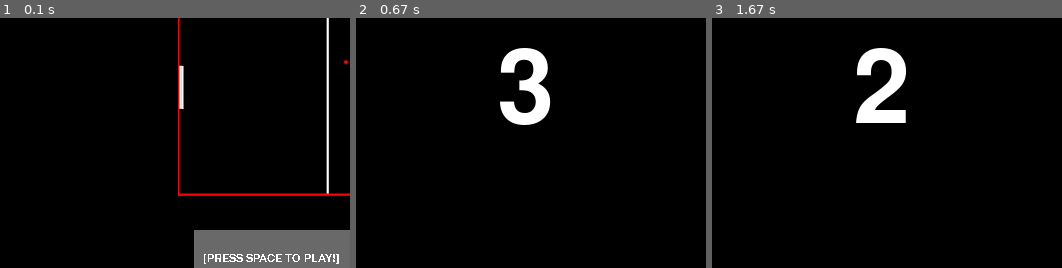
Above: before the commit, frames 1-3 (left to right).
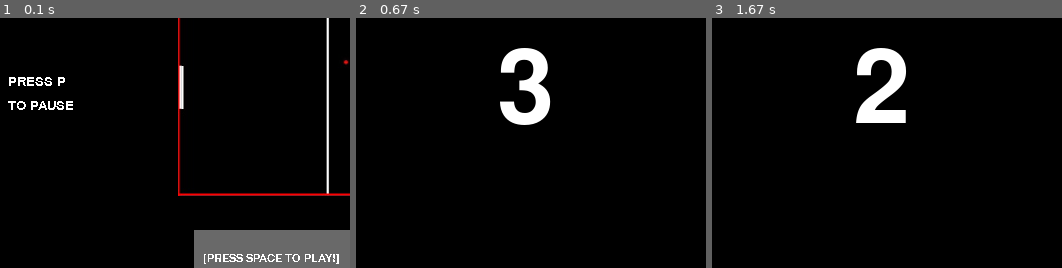
Above: after the commit, the same moments.

Repository: macko358/PygamePong
Game: pygame game, started from main.py
Two runs of this game, one before a commit and one after it. Both use one fixed random seed, a clock stepped at 60 frames per second and the inputs below.
Inputs:
- Up to frame 1 (0.1 s): no input
- Up to frame 2 (0.67 s): tap Space at 0.33 s
- Up to frame 3 (1.67 s): hold Down 1.17-1.63 s; tap Space at 1.23, 1.53 s
The pictures show only the part of the screen within x 2-52%, y 34-84%; the shares and areas given below are measured in that part.

The runs differ from the first frame. In frame 1, 0.6% of the frame differs, in the area x 2-21%, y 23-37%; in frame 2, nothing differs; in frame 3, nothing differs.

Commit message:
Added pause menu.

Diff:
--- a/main.py
+++ b/main.py
@@ -60,6 +60,35 @@
 myFont = pygame.font.SysFont('hooge 05_53', 65)
 smallFont = pygame.font.SysFont('hooge 05_53', 20)
 Space = pygame.font.SysFont('hooge 05_53', 17)
+largeFont = pygame.font.SysFont('hooge 05_53', 85)
+largerFont = pygame.font.SysFont('hooge 05_53', 120)
+
+
+def pause():
+    paused = True
+    while paused:
+        for event_pause in pygame.event.get():
+            if event_pause.type == pygame.QUIT:
+                pygame.quit()
+                quit()
+            if event_pause.type == pygame.KEYDOWN:
+                if event_pause.key == pygame.K_c:
+                    paused = False
+                elif event_pause.key == pygame.K_q:
+                    pygame.quit()
+                    quit()
+
+        screen.fill(BLACK)
+        textSurface = largerFont.render('I I', False, (255, 255, 255))
+        screen.blit(textSurface, (295, 45))
+        textSurface = largeFont.render('PAUSED', False, (255, 255, 255))
+        screen.blit(textSurface, (175, 160))
+        pygame.draw.rect(screen, SILVER, (219, 280, 260, 60))
+        textSurface = smallFont.render('PRESS C TO CONTINUE', False, (255, 255, 255))
+        screen.blit(textSurface, (223, 300))
+
+        pygame.display.update()
+
 
 introOn = True
 while introOn:
@@ -68,6 +97,10 @@
     screen.blit(textSurface, (110, 25))
     textSurface = smallFont.render('By Marco Gava', False, (255, 255, 255))
     screen.blit(textSurface, (400, 85))
+    textSurface = smallFont.render('PRESS P', False, (255, 255, 255))
+    screen.blit(textSurface, (25, 225))
+    textSurface = smallFont.render('TO PAUSE', False, (255, 255, 255))
+    screen.blit(textSurface, (25, 249))
     pygame.draw.rect(screen, SILVER, (211, 380, 260, 60))
     textSurface = Space.render('[PRESS SPACE TO PLAY!]', False, (255, 255, 255))
     screen.blit(textSurface, (220, 403))
@@ -123,10 +156,16 @@
         elif event.type == pygame.KEYDOWN:
             if event.key == pygame.K_x:  # Pressing the x Key will quit the game
                 carryOn = False
+            elif event.key == pygame.K_p:
+                pause()
+
+
         elif event.type == PLAYSOUNDEVENT:
             exitGame -= 1
             if exitGame <= 0:
                 carryOn = False
+
+
     # Moving the paddles when the use uses the arrow keys (player A) or "W/S" keys (player B)
     keys = pygame.key.get_pressed()
     if keys[pygame.K_w]:
Not shown, changed: README.md
